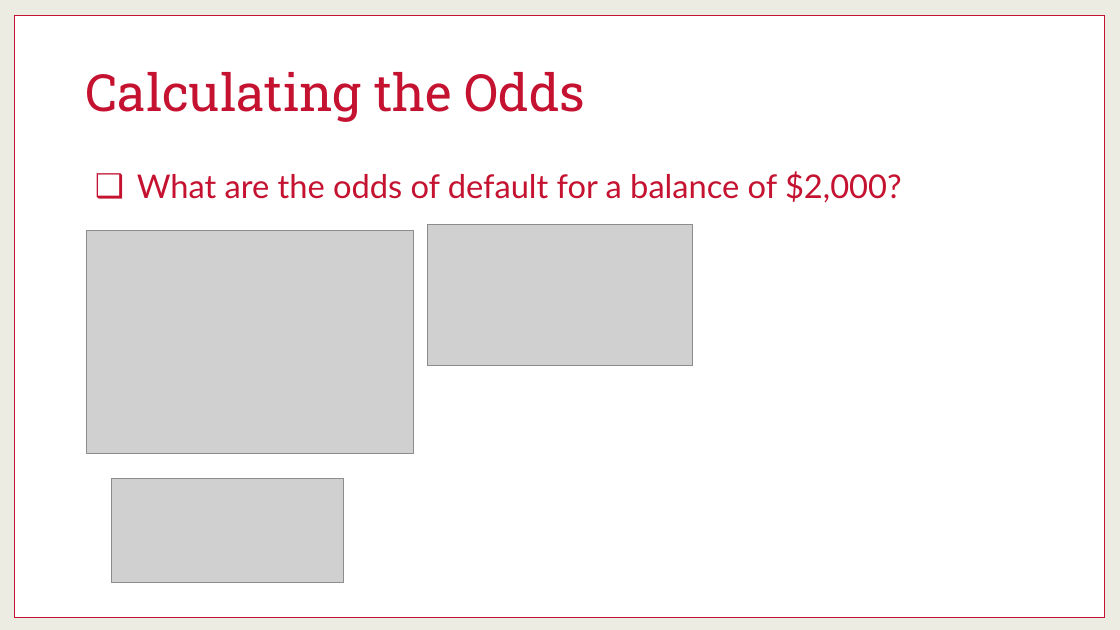
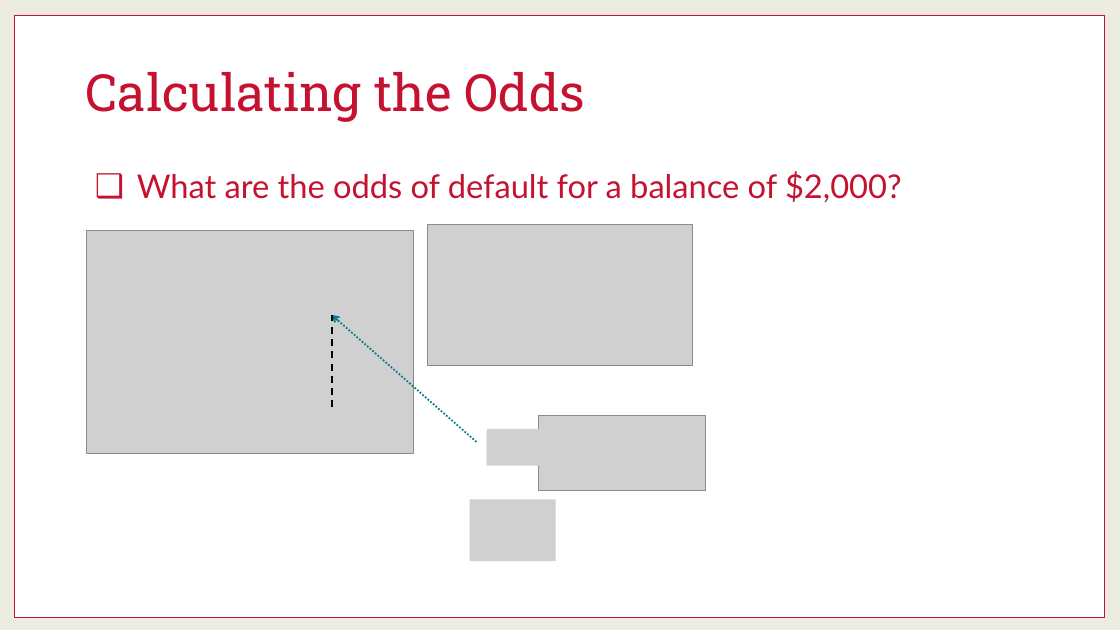
Before and after one commit to martinwg/ISA591, a slide deck: slide 23 of PPT/Module 6 - Logistic Regression (Descriptive).pptx (slide 13 before the commit). Drawn at 1120x630 pixels with LibreOffice and Linux fonts; fonts in the diff are those of the drawing; grey boxes stand for pictures. Boxes give left, top, right and bottom in pixels: in the first picture for what was removed or moved away, otherwise in the second. Text is boxed around its words. In the diff, an @@ line names an element or a change of style, - is before the commit and + after.

```diff
--- a/PPT/Module 6 - Logistic Regression (Descriptive).pptx
+++ b/PPT/Module 6 - Logistic Regression (Descriptive).pptx
@@ arrow added from (476, 442) to (332, 315), #007B89 1.5 pt dashed @@
@@ line added from (332, 408) to (332, 315), #000000 1.5 pt dashed @@
@@ picture: place and size @@
-picture at [112,478,344,582]
+picture at [539,415,706,491]
@@ picture added at [486,429,557,466] @@
@@ picture added at [470,500,555,561] @@
```
Also in this commit, not shown: 10 other slides changed, 11 slides added, 2 slides removed.
